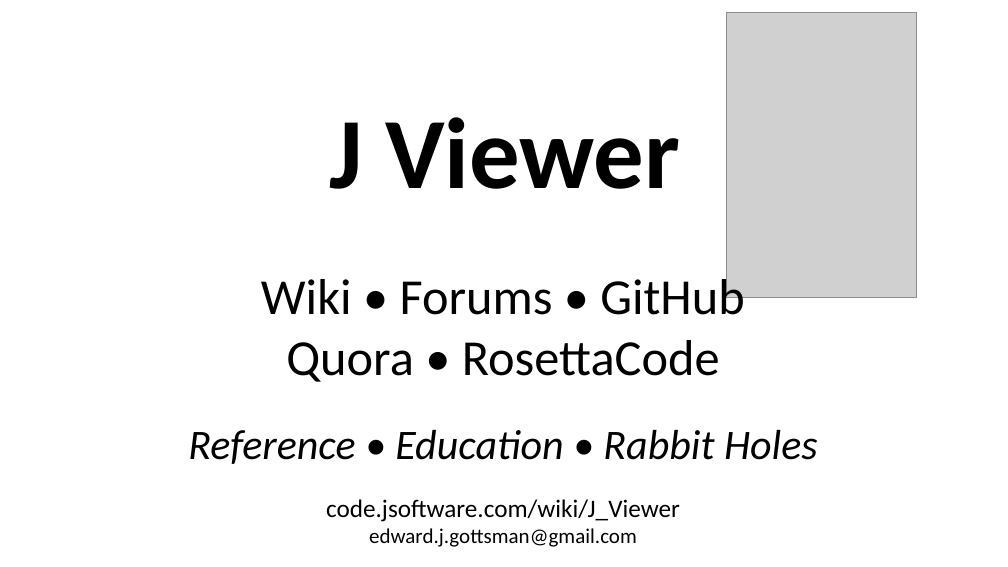
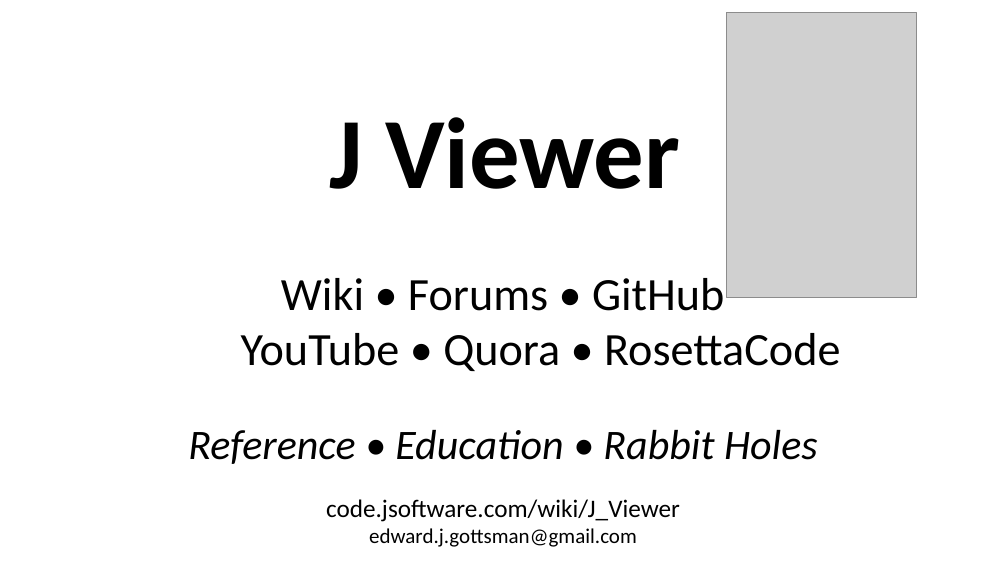
Before and after one commit to gottsman63/jwikiviz, a slide deck: slide 2 of JViewer.pptx. Drawn at 1008x567 pixels with LibreOffice and Linux fonts; fonts in the diff are those of the drawing; grey boxes stand for pictures. Boxes give left, top, right and bottom in pixels: in the first picture for what was removed or moved away, otherwise in the second. Text is boxed around its words. In the diff, an @@ line names an element or a change of style, - is before the commit and + after.

```diff
--- a/JViewer.pptx
+++ b/JViewer.pptx
@@ text at (281, 278, 724, 311): size 48 to 44 pt in "Wiki • Forums • GitHub" @@
@@ text at (241, 333, 840, 371): text changed; size 48 to 44 pt @@
-Quora • RosettaCode
+YouTube • Quora • RosettaCode
```
Also in this commit, not shown: 3 other files.
